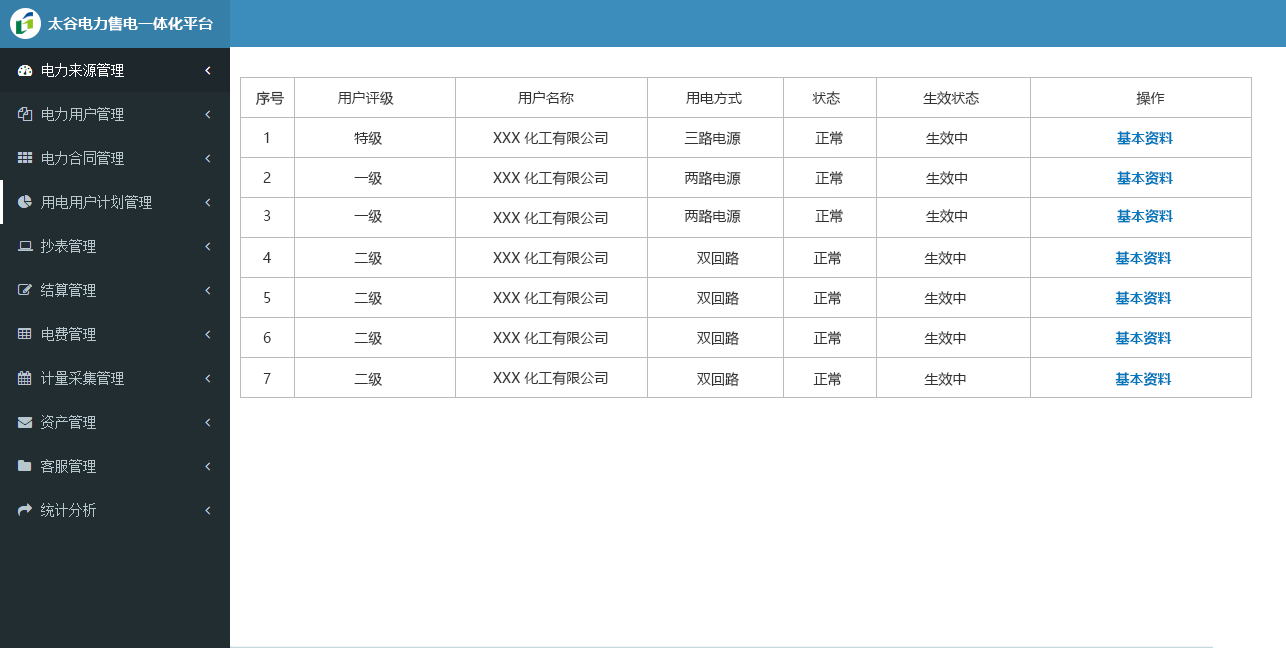
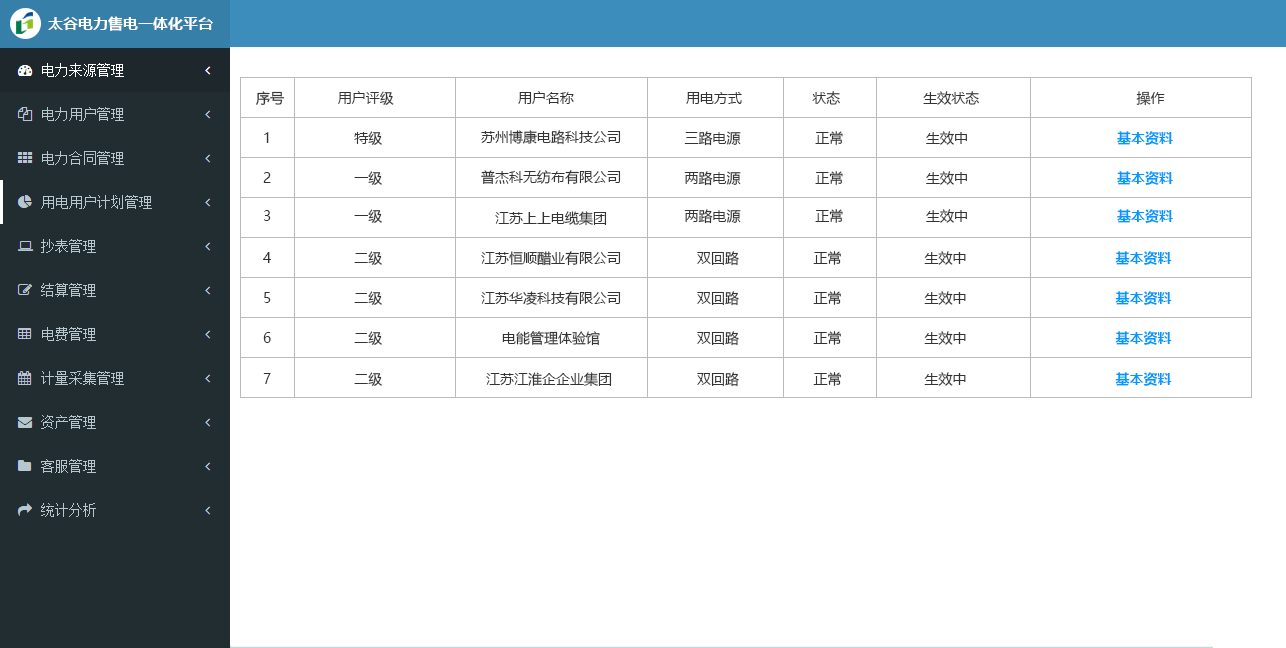
Revision of a layered 1286x648 image; what changed, layer by layer:
added group "公司名称" with 7 layers above "wenzi" over box(481, 130, 621, 387)
added layer "江苏江淮企企业集团" in group "公司名称" over box(486, 372, 612, 387)
added layer "电能管理体验馆" in group "公司名称" over box(502, 331, 600, 346)
added layer "江苏华凌科技有限公司" in group "公司名称" over box(481, 291, 621, 306)
added layer "江苏恒顺醋业有限公司" in group "公司名称" over box(481, 251, 621, 266)
added layer "江苏上上电缆集团" in group "公司名称" over box(495, 211, 607, 226)
added layer "普杰科无纺布有限公司" in group "公司名称" over box(481, 170, 621, 185)
added layer "苏州博康电路科技公司" in group "公司名称" over box(481, 130, 621, 145)
painted on "6 二级" over box(1115, 331, 1172, 345)
painted on "7 二级" over box(1115, 372, 1172, 386)
painted on "5 二级" over box(1115, 291, 1172, 305)
painted on "4 二级" over box(1115, 251, 1172, 265)
painted on "3 一级" over box(1117, 209, 1173, 223)
painted on "2 一级" over box(1117, 171, 1173, 185)
removed layer "XXX 化工有限公司 拷贝 6" from group "wenzi" over box(493, 371, 608, 386)
removed layer "XXX 化工有限公司 拷贝 5" from group "wenzi" over box(493, 331, 608, 346)
removed layer "XXX 化工有限公司 拷贝 4" from group "wenzi" over box(493, 291, 608, 306)
removed layer "XXX 化工有限公司 拷贝 3" from group "wenzi" over box(493, 251, 608, 266)
removed layer "XXX 化工有限公司 拷贝 2" from group "wenzi" over box(493, 211, 608, 226)
removed layer "XXX 化工有限公司 拷贝" from group "wenzi" over box(493, 171, 608, 186)
removed layer "XXX 化工有限公司" from group "wenzi" over box(493, 131, 608, 146)
painted on "1 特级" over box(1117, 131, 1173, 145)
